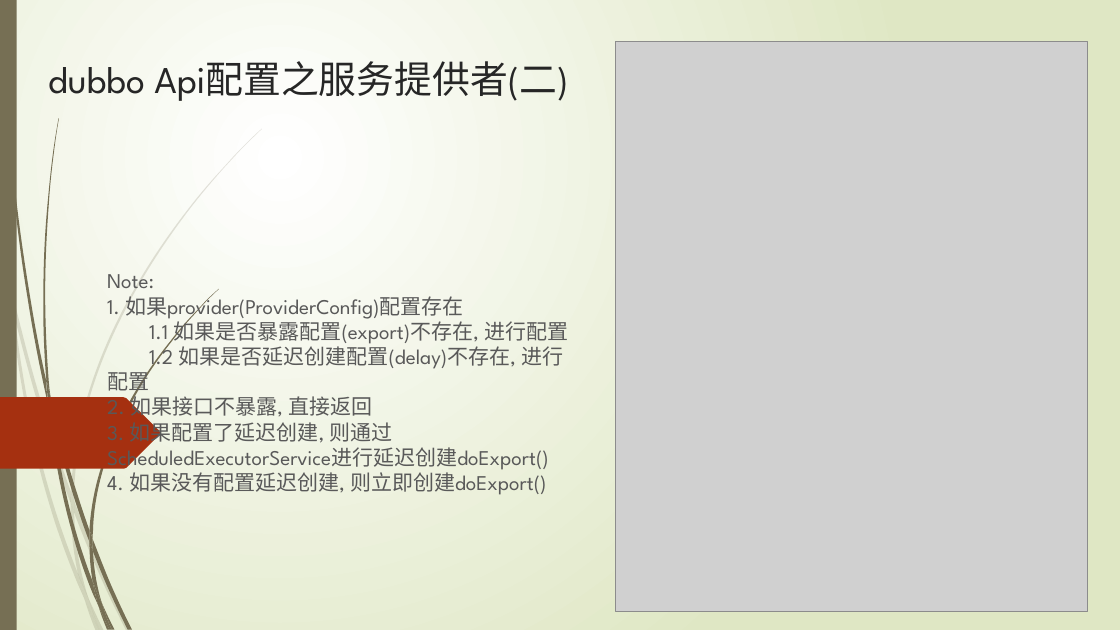
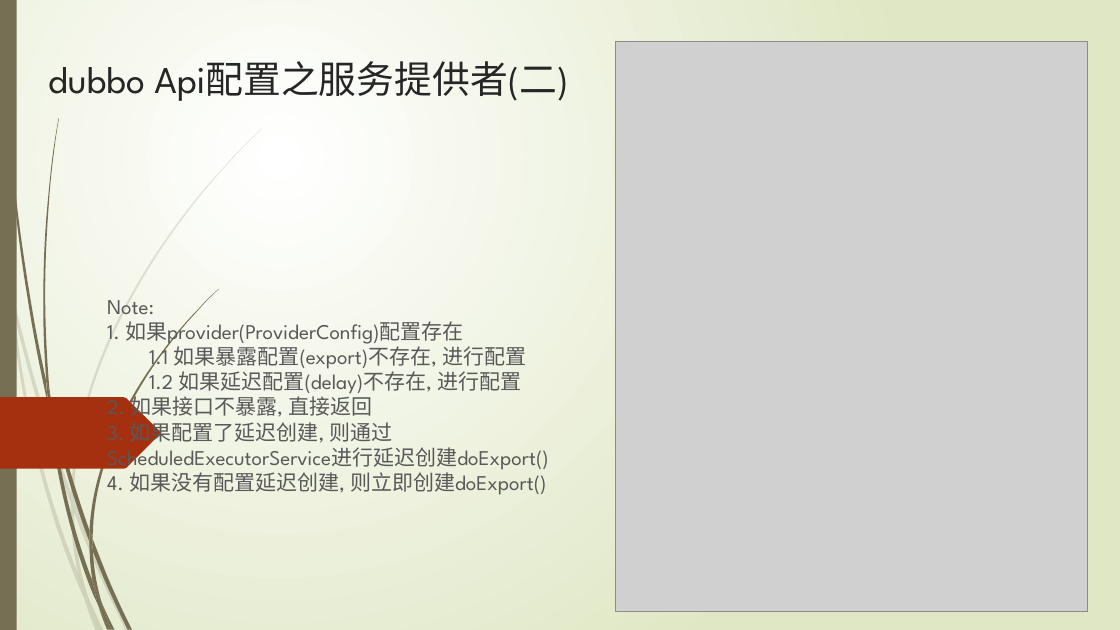
Before and after one commit to ityongman/Source_code_from-entry_to_giveup, a slide deck: slide 8 of dubbo/Dubbo 分析之API配置 v1.0 (二).pptx (slide 7 before the commit). Drawn at 1120x630 pixels with LibreOffice and Linux fonts; fonts in the diff are those of the drawing; grey boxes stand for pictures. Boxes give left, top, right and bottom in pixels: in the first picture for what was removed or moved away, otherwise in the second. Text is boxed around its words. In the diff, an @@ line names an element or a change of style, - is before the commit and + after.

```diff
--- a/dubbo/Dubbo 分析之API配置 v1.0 (二).pptx
+++ b/dubbo/Dubbo 分析之API配置 v1.0 (二).pptx
@@ title at (x1=107, y1=300, x2=549, y2=495): text changed @@
-Note:
-1. 如果provider(ProviderConfig)配置存在
-1.1 如果是否暴露配置(export)不存在, 进行配置
-1.2 如果是否延迟创建配置(delay)不存在, 进行配置
-2. 如果接口不暴露, 直接返回
-3. 如果配置了延迟创建, 则通过ScheduledExecutorService进行延迟创建doExport()
-4. 如果没有配置延迟创建, 则立即创建doExport()
+Note:
+1. 如果provider(ProviderConfig)配置存在
+1.1 如果暴露配置(export)不存在, 进行配置
+1.2 如果延迟配置(delay)不存在, 进行配置
+2. 如果接口不暴露, 直接返回
+3. 如果配置了延迟创建, 则通过ScheduledExecutorService进行延迟创建doExport()
+4. 如果没有配置延迟创建, 则立即创建doExport()
```
Also in this commit, not shown: 1 slide added, 4 other files.
